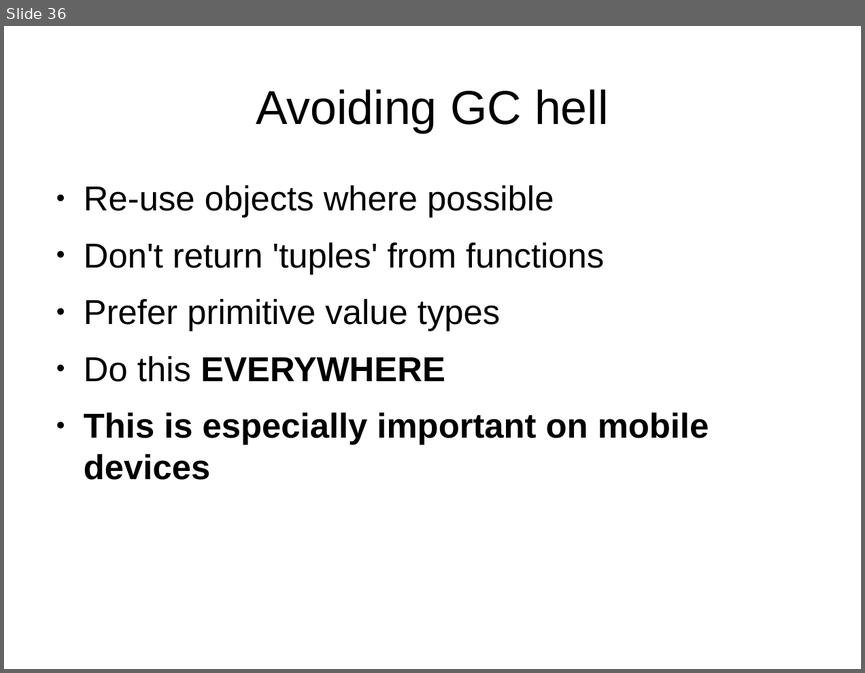
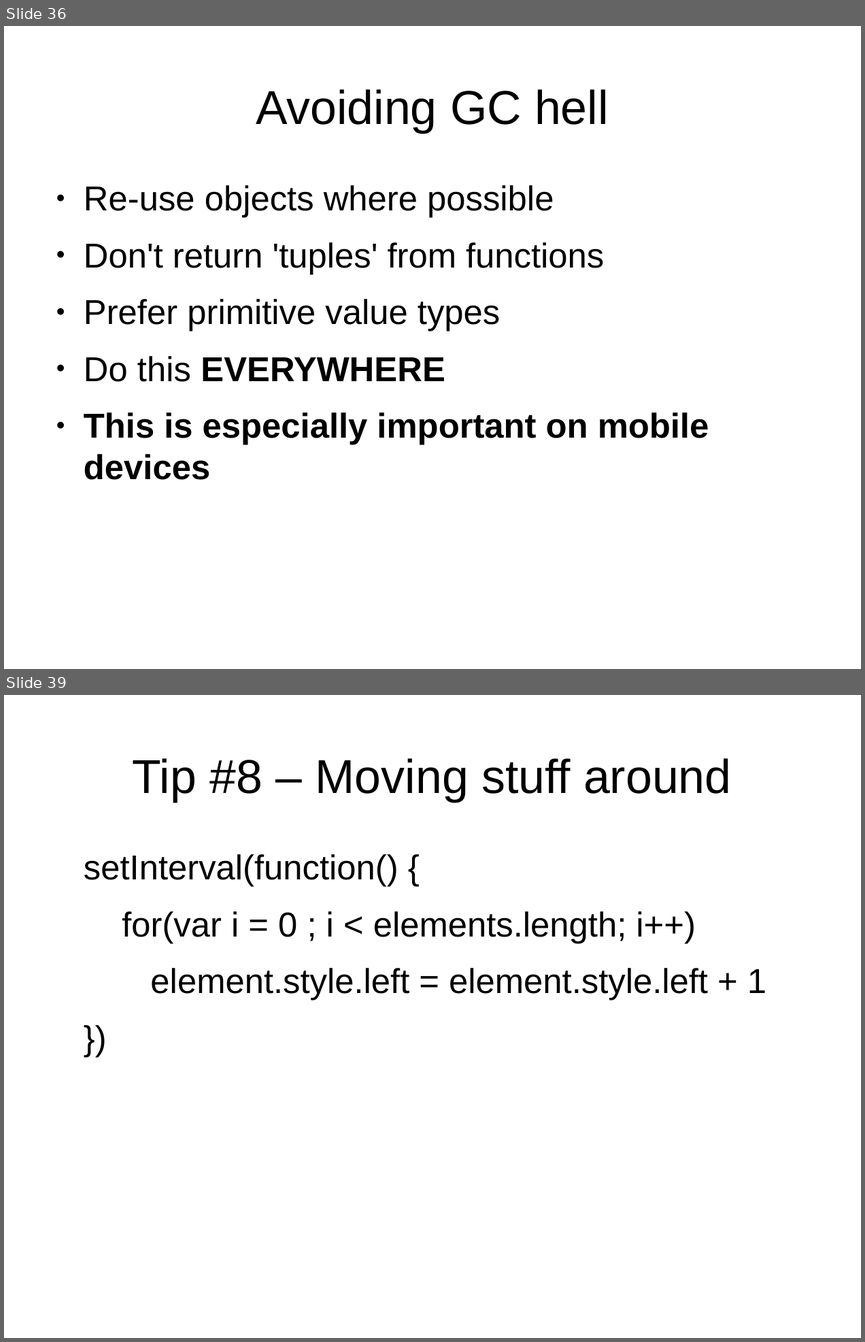
Before and after one commit to robashton/wabs, a slide deck: presentation.odp. Shown one above the other, each under a label of ours: slide 36 before the commit, slides 36 and 39 after it; the slides between them are not shown. The pictures are 865x673 and 865x1342 pixels, drawn with LibreOffice and Linux fonts; fonts in the diff are those of the drawing. Boxes give left, top, right and bottom in pixels: in the first picture for what was removed or moved away, otherwise in the second. Text is boxed around its words. In the diff, an @@ line names an element or a change of style, - is before the commit and + after.

```diff
--- a/presentation.odp
+++ b/presentation.odp
@@ slide 39 added at (4, 695, 861, 1338), background #FFFFFF @@
@@ title added at (133, 758, 731, 802), 44 pt, text #000000 @@
+Tip #8 – Moving stuff around
@@ text added at (84, 854, 766, 1000), 32 pt, text #000000 @@
+setInterval(function() {
+for(var i = 0 ; i < elements.length; i++)
+element.style.left = element.style.left + 1
+})
```
Also in this commit, not shown: 1 slide changed, 8 other slides added, 6 other files.
